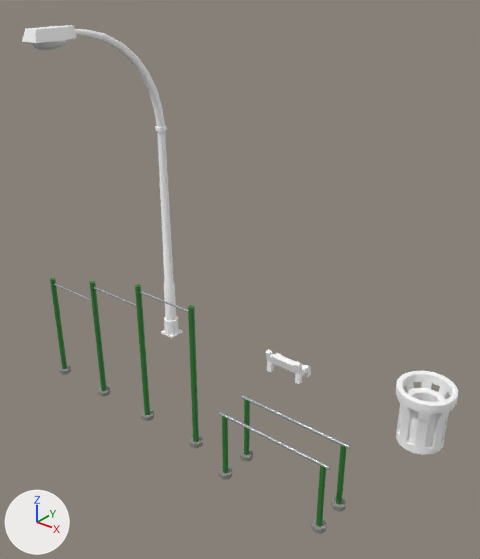
A saved change to the glTF model models/combinations/combo-fitness-station.glb.
The view is the same before and after, from a 50 mm camera at (6.35, -6.71, 7.63) aimed at (0.0, 1.22, 2.72). The axes (+X, +Y, +Z) are drawn at lower left. The lights are the same throughout. The picture after the commit comes second. Where no turn or scale is listed for an object, it has been applied to the vertices.

Names of what the first picture shows: 'asset-007_6', 'asset-068_3', 'asset-068_5', 'asset-069_0', 'asset-074_9', 'asset-075_7', 'asset-075_8' and 3 more.
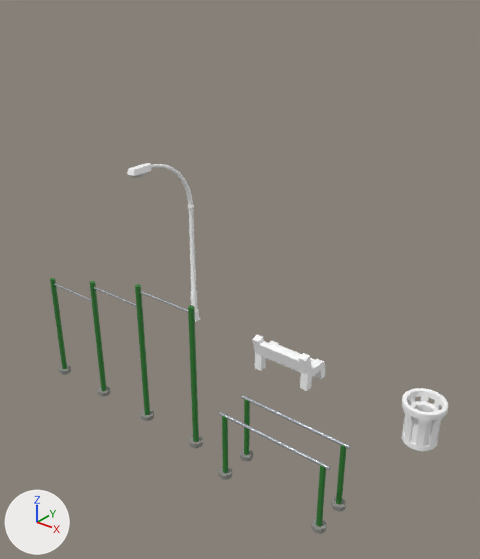
Where the newer file only moved an object's origin or applied its transform, the numbers keep the older frame.

Patch to the scene script:
```diff
--- a/models/combinations/combo-fitness-station.glb.py
+++ b/models/combinations/combo-fitness-station.glb.py
@@ me_04_asset_074__geom_00 @@
+me_04_asset_074__geom_00.from_pydata(...)  # 242 vertices, 504 faces; spans x -0.375..0.375, y -0.375..0.375, z 0.0..0.857
+me_04_asset_074__geom_00.materials.append(mat_tiny_treats_1)  # white #ffffff
@@ me_03_asset_075__geom_01 @@
+me_03_asset_075__geom_01.from_pydata(...)  # 51 vertices, 90 faces; spans x -0.102..0.102, y -0.839..-0.474, z 3.786..3.875
+me_03_asset_075__geom_01.materials.append(mat_light)  # white #e7e7e7
@@ me_03_asset_075__geom_00 @@
+me_03_asset_075__geom_00.from_pydata(...)  # 196 vertices, 336 faces; spans x -0.11..0.11, y -0.88..0.88, z 0.0..3.99
+me_03_asset_075__geom_00.materials.append(mat_atlas_053)  # white #ffffff
@@ me_02_asset_007__geom_00 @@
+me_02_asset_007__geom_00.from_pydata(...)  # 72 vertices, 112 faces; spans x -0.64..0.64, y -0.389..0.389, z 0.0..0.786
+me_02_asset_007__geom_00.materials.append(mat_colormap)  # white #ffffff
@@ ob_asset_007_6 @@
-ob_asset_007_6 = bpy.data.objects.new('asset-007_6', me_bench)
-ob_asset_007_6.location = (0.0, 0.0, 0.0)
@@ ob_asset_075_7 @@
-ob_asset_075_7 = bpy.data.objects.new('asset-075_7', me_streetlights)
-ob_asset_075_7.location = (0.0, 0.0, 0.0)
@@ ob_asset_075_8 @@
-ob_asset_075_8 = bpy.data.objects.new('asset-075_8', me_streetlights_1)
-ob_asset_075_8.location = (0.0, 0.0, 0.0)
@@ ob_asset_074_9 @@
-ob_asset_074_9 = bpy.data.objects.new('asset-074_9', me_trashcan)
-ob_asset_074_9.location = (0.0, 0.0, 0.0)
@@ ob_04_asset_074__mesh_00 @@
+ob_04_asset_074__mesh_00 = bpy.data.objects.new('04_asset-074__mesh_00', me_04_asset_074__geom_00)
+ob_04_asset_074__mesh_00.location = (3.0, 2.5, 0.0)
@@ ob_03_asset_075__mesh_01 @@
+ob_03_asset_075__mesh_01 = bpy.data.objects.new('03_asset-075__mesh_01', me_03_asset_075__geom_01)
+ob_03_asset_075__mesh_01.location = (-3.0, 2.5, 0.0)
@@ ob_03_asset_075__mesh_00 @@
+ob_03_asset_075__mesh_00 = bpy.data.objects.new('03_asset-075__mesh_00', me_03_asset_075__geom_00)
+ob_03_asset_075__mesh_00.location = (-3.0, 2.5, 0.0)
@@ ob_02_asset_007__mesh_00 @@
+ob_02_asset_007__mesh_00 = bpy.data.objects.new('02_asset-007__mesh_00', me_02_asset_007__geom_00)
+ob_02_asset_007__mesh_00.location = (0.0, 2.8, 0.0)
```

Location of each change, (x1, y1, x2, y2) in pixels of the pictures (480 x 559 px):
'asset-074_9', deleted: before (395, 370, 458, 455)
'asset-075_7', deleted: before (22, 25, 182, 338)
'04_asset-074__mesh_00', added: after (402, 388, 448, 451)
'02_asset-007__mesh_00', added: after (252, 335, 325, 391)
'03_asset-075__mesh_00', added: after (127, 163, 201, 322)
'asset-007_6', deleted: before (265, 349, 311, 384)
'asset-075_8', deleted: before (31, 40, 66, 50)
'03_asset-075__mesh_01', added: after (131, 172, 147, 178)
